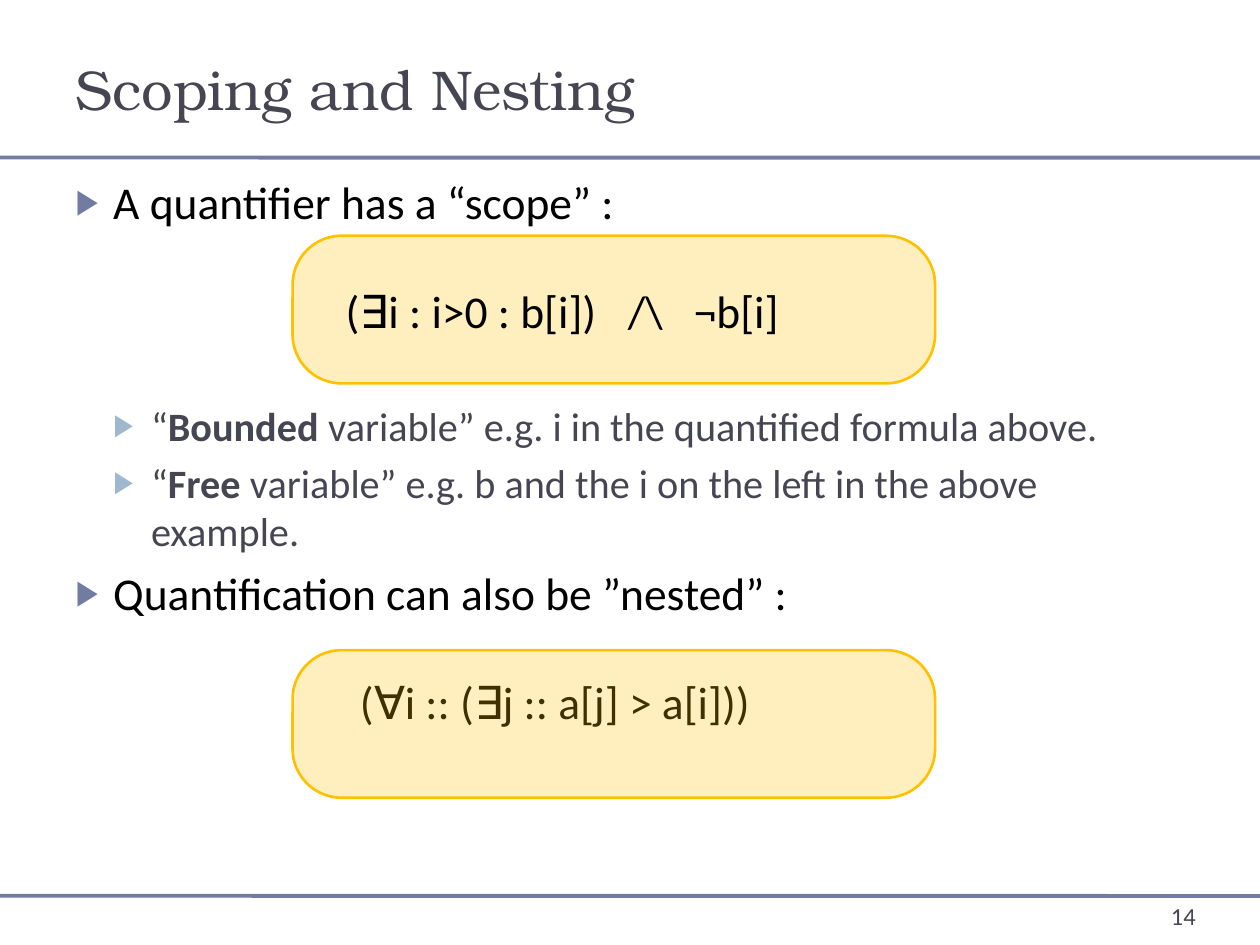
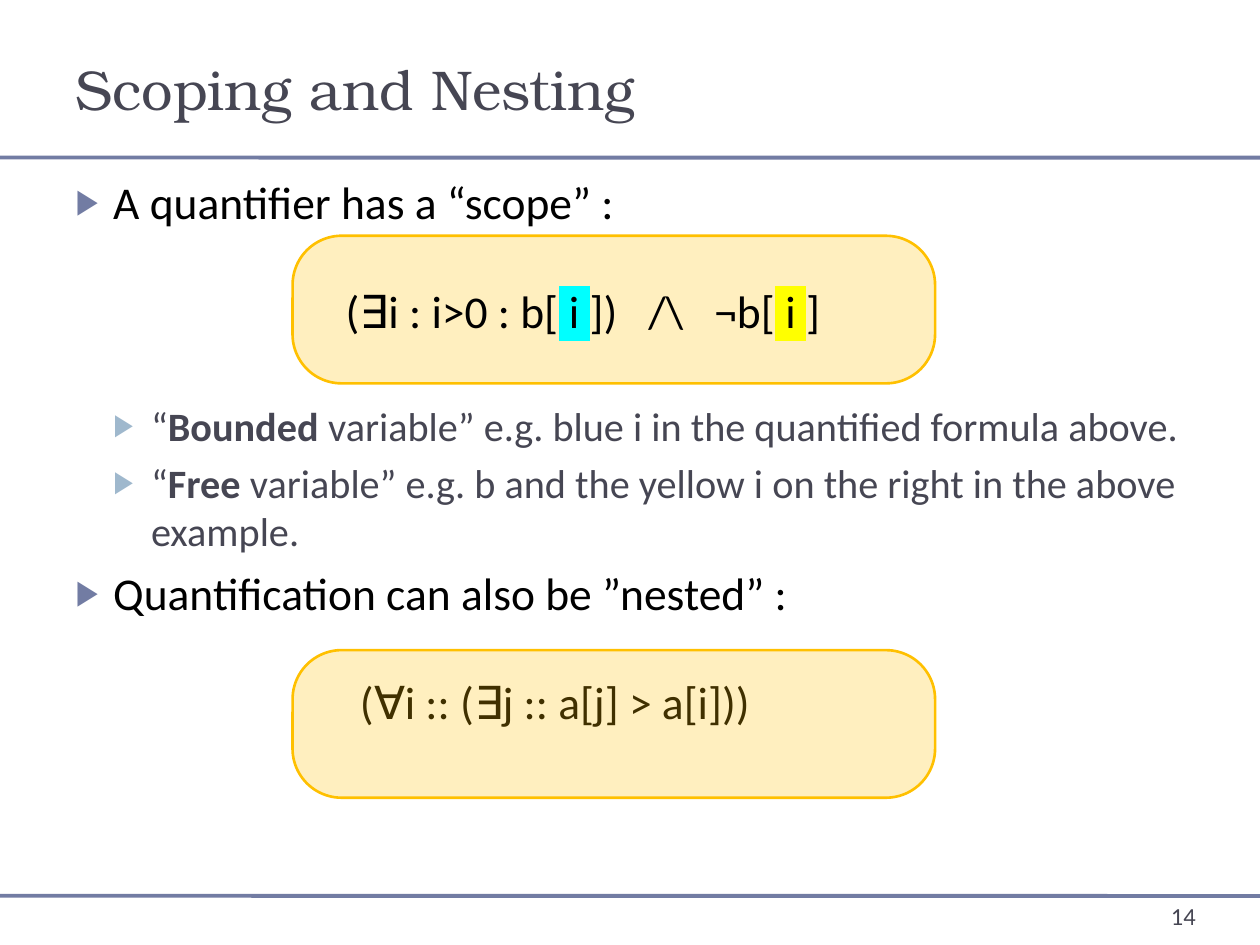
Before and after one commit to wooshrow/b3stv, a slide deck: slide 14 of slides/predlogic.pptx. Drawn at 1260x945 pixels with LibreOffice and Linux fonts; fonts in the diff are those of the drawing. Boxes give left, top, right and bottom in pixels: in the first picture for what was removed or moved away, otherwise in the second. Text is boxed around its words. In the diff, an @@ line names an element or a change of style, - is before the commit and + after.

```diff
--- a/slides/predlogic.pptx
+++ b/slides/predlogic.pptx
@@ text at [113, 186, 1177, 553]: text changed @@
-▶ A quantifier has a “scope” :
-  (∃i : i>0 : b[i]) /\ ¬b[i]
-  ▶ “Bounded variable” e.g. i in the quantified formula above.
-  ▶ “Free variable” e.g. b and the i on the left in the above example.
+▶ A quantifier has a “scope” :
+  (∃i : i>0 : b[ i ]) /\ ¬b[ i ]
+  ▶ “Bounded variable” e.g. blue i in the quantified formula above.
+  ▶ “Free variable” e.g. b and the yellow i on the right in the above example.
```
Also in this commit, not shown: 5 other slides changed, 1 other file.
